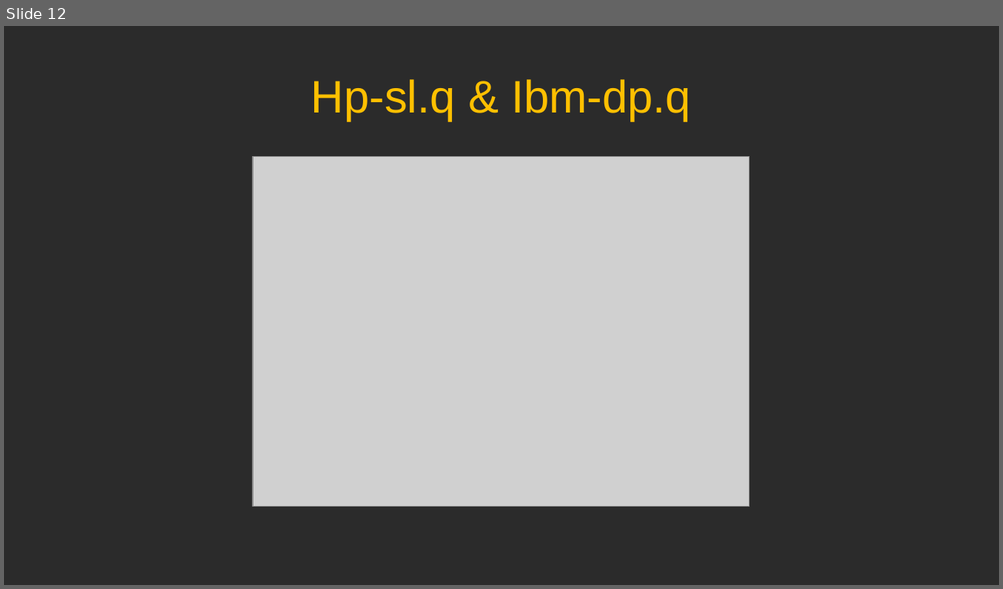
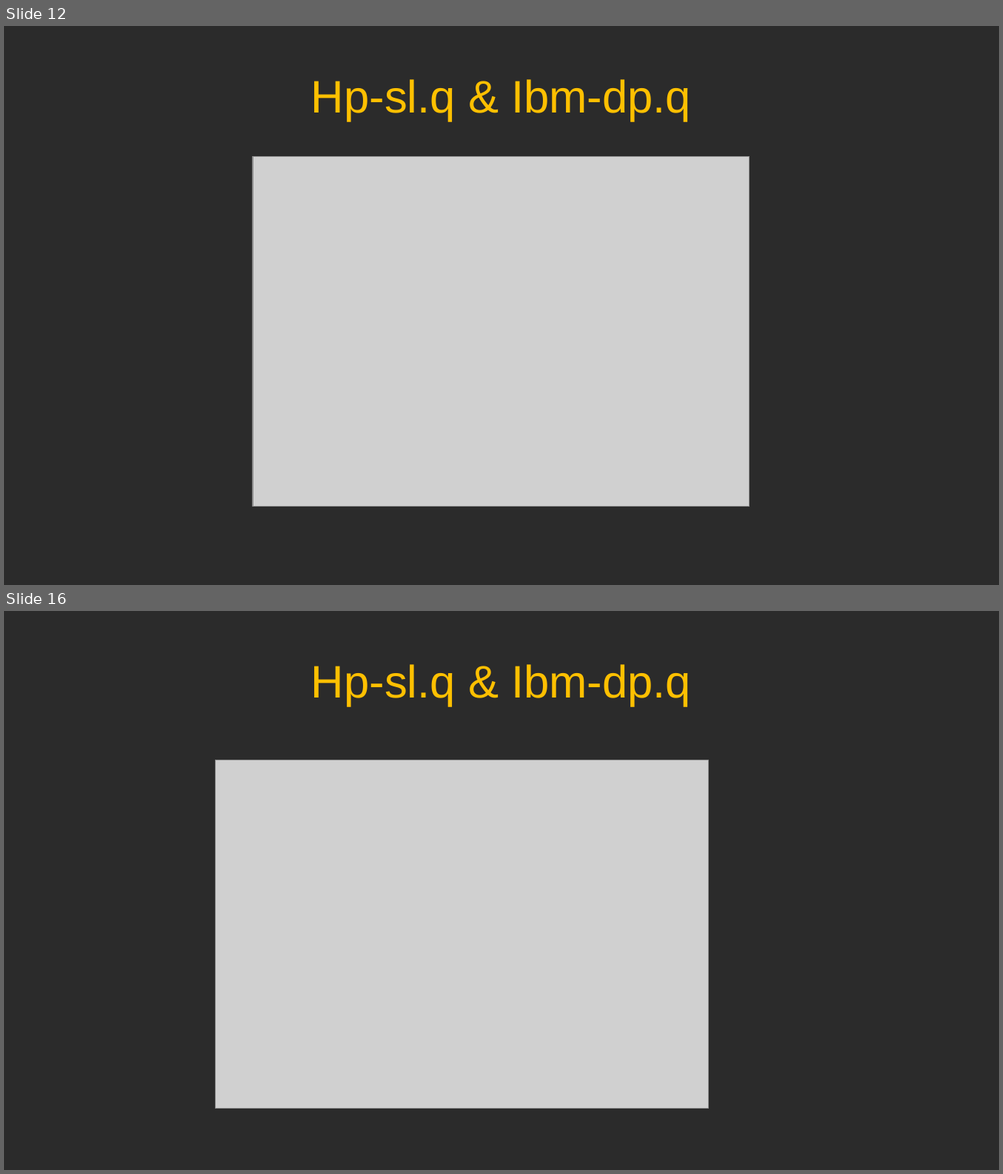
Before and after one commit to Theodor291/eeyore-team-, a slide deck: Cholesky.pptx. Shown one above the other, each under a label of ours: slide 12 before the commit, slides 12 and 16 after it; the slides between them are not shown. The pictures are 1003x589 and 1003x1174 pixels, drawn with LibreOffice and Linux fonts; fonts in the diff are those of the drawing; grey boxes stand for pictures; background and template pictures are left out; a plain dark background stands for a picture behind light text. Boxes give left, top, right and bottom in pixels: in the first picture for what was removed or moved away, otherwise in the second. Text is boxed around its words. In the diff, an @@ line names an element or a change of style, - is before the commit and + after.

```diff
--- a/Cholesky.pptx
+++ b/Cholesky.pptx
@@ slide 16 added at box(4, 611, 999, 1170), background picture (left out) @@
@@ title added at box(311, 664, 691, 706), 44 pt, text #FFC000 @@
+Hp-sl.q & Ibm-dp.q
@@ picture added at box(215, 760, 708, 1110) @@
```
Also in this commit, not shown: 3 slides changed, 12 other slides added.
